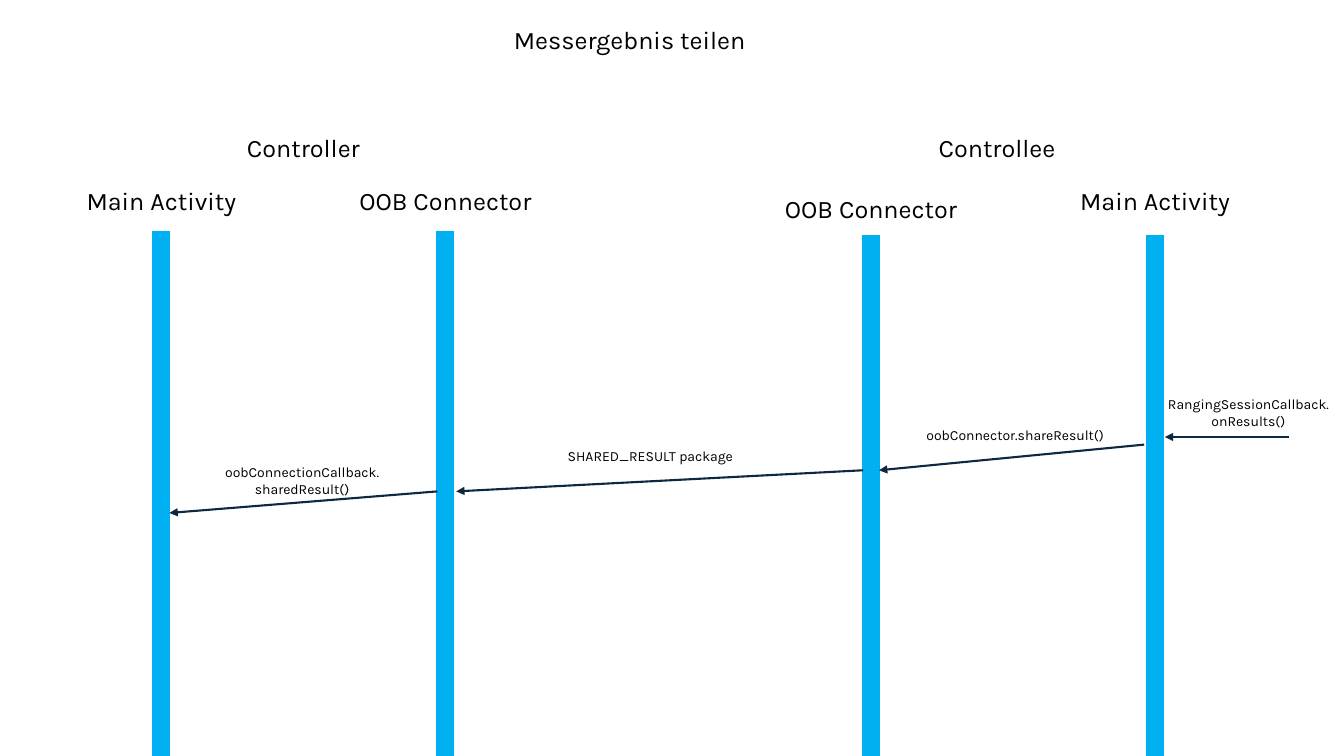
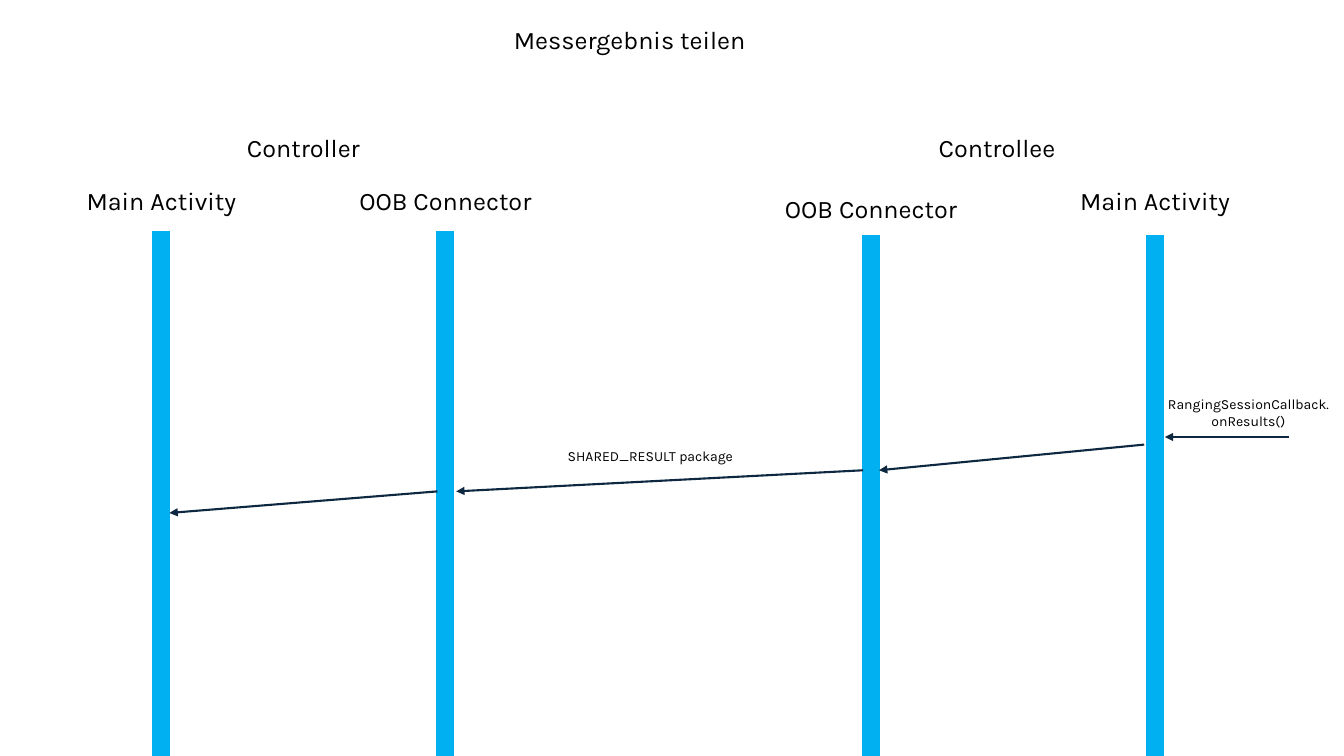
Before and after one commit to C-L-B-11/UWB_Test, a slide deck: slide 3 of Docs.pptx. Drawn at 1344x756 pixels with LibreOffice and Linux fonts; fonts in the diff are those of the drawing. Boxes give left, top, right and bottom in pixels: in the first picture for what was removed or moved away, otherwise in the second. Text is boxed around its words. In the diff, an @@ line names an element or a change of style, - is before the commit and + after.

```diff
--- a/Docs.pptx
+++ b/Docs.pptx
@@ text removed at [926,430,1103,442] @@
-oobConnector.shareResult()
@@ text removed at [225,467,379,498] @@
-oobConnectionCallback.
-sharedResult()
```
Also in this commit, not shown: 2 other slides changed, 1 other file.
